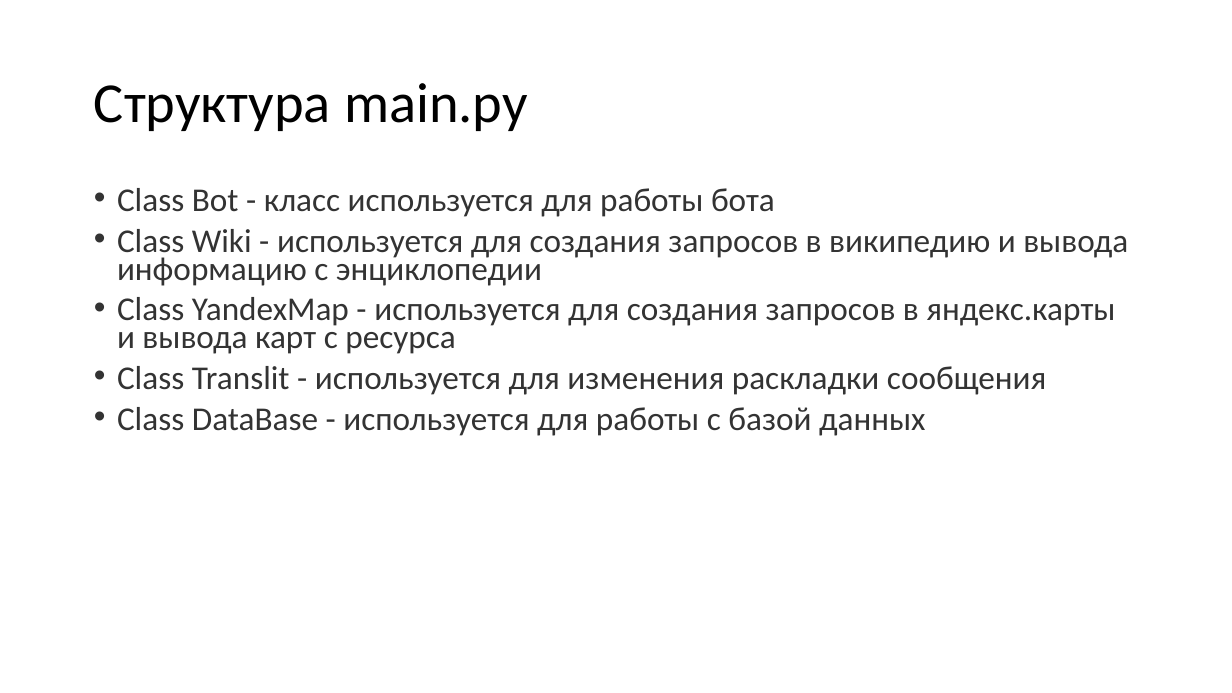
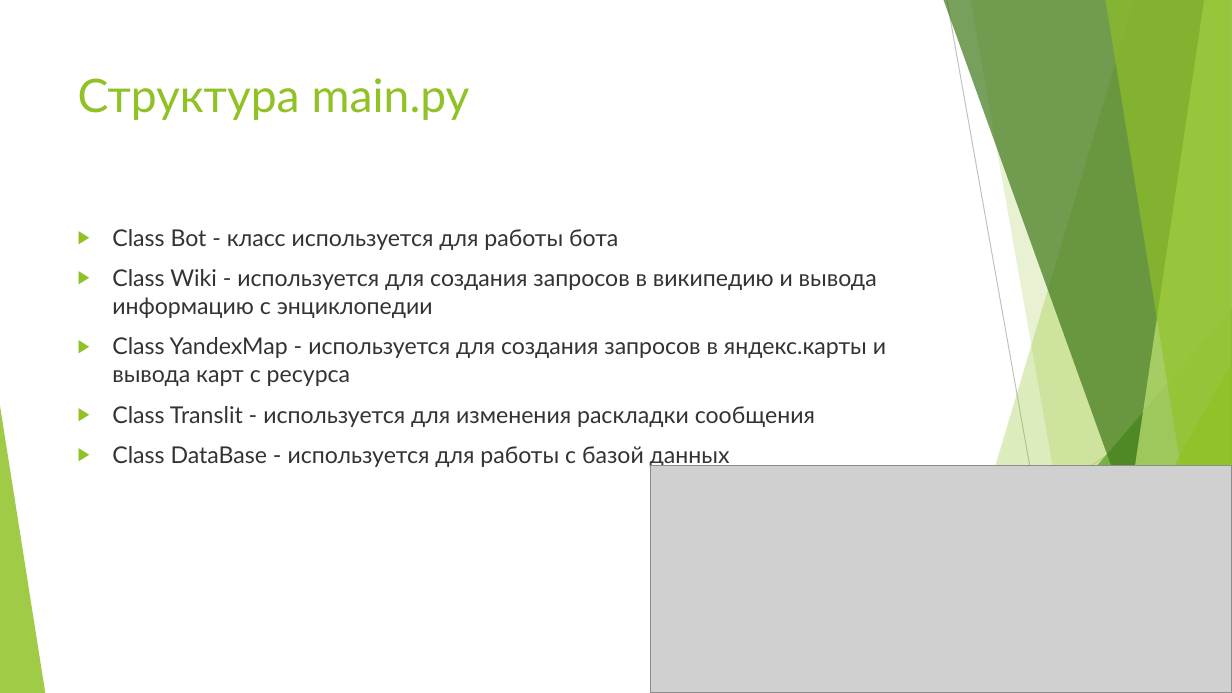
Before and after one commit to Konstantin-Kalug/Chat_bot, a slide deck: slide 4 of защита.pptx (slide 5 before the commit). Drawn at 1232x693 pixels with LibreOffice and Linux fonts; fonts in the diff are those of the drawing; grey boxes stand for pictures. Boxes give left, top, right and bottom in pixels: in the first picture for what was removed or moved away, otherwise in the second. Text is boxed around its words. In the diff, an @@ line names an element or a change of style, - is before the commit and + after.

```diff
--- a/защита.pptx
+++ b/защита.pptx
@@ title "Структура main.py": place and size @@
-title "Структура main.py" at bbox=[94, 83, 528, 131]
+title "Структура main.py" at bbox=[78, 78, 470, 120]
@@ title "Структура main.py" at bbox=[78, 78, 470, 120]: size 44 to 36 pt, font Calibri to Lato, text colour #000000 to #90C226; line spacing 0.9 to 1; vertical alignment middle to top @@
@@ text "Class Bot - класс используется ...": place and size @@
-text "Class Bot - класс используется ..." at bbox=[117, 188, 1128, 436]
+text "Class Bot - класс используется ..." at bbox=[112, 229, 886, 469]
@@ text "Class Bot - класс используется ..." at bbox=[112, 229, 886, 469]: size 25.9 to 18 pt, font Calibri to Lato; bullet • to ▶; line spacing 0.7 to 1 @@
@@ group added at bbox=[0, 0, 1232, 693]: 5 freeform shapes, 3 triangles, 2 lines @@
@@ picture added at bbox=[651, 466, 1232, 693] @@
```
Also in this commit, not shown: 6 other slides changed, 1 slide added, 1 slide removed, 2 other files.
